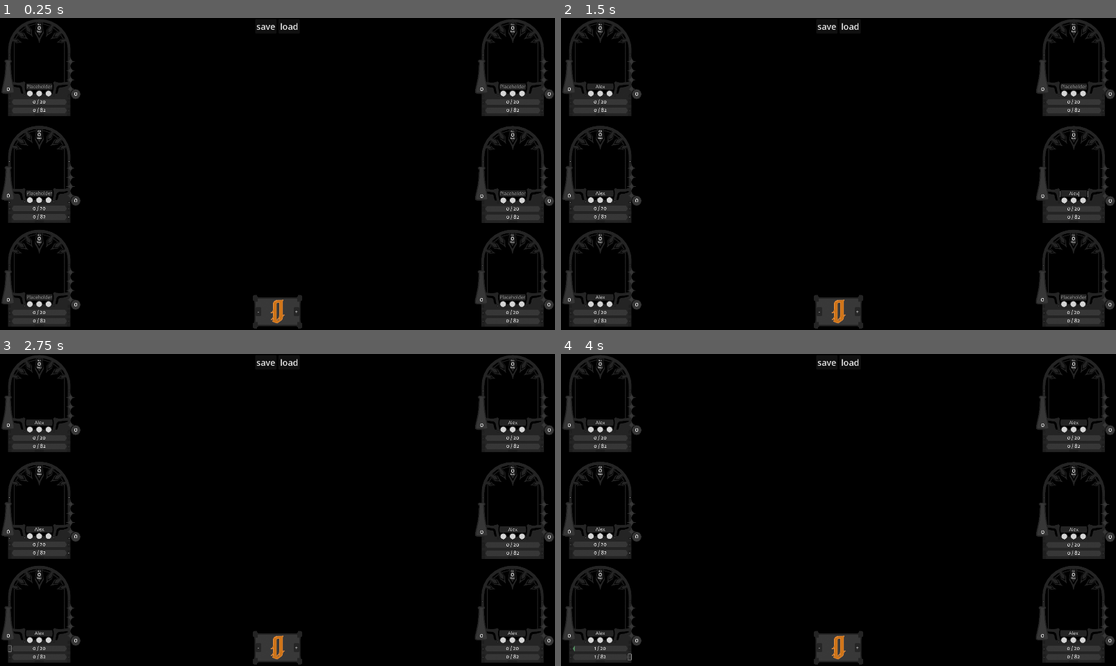
Above: before the commit, frames 1-4 (two rows, left to right).
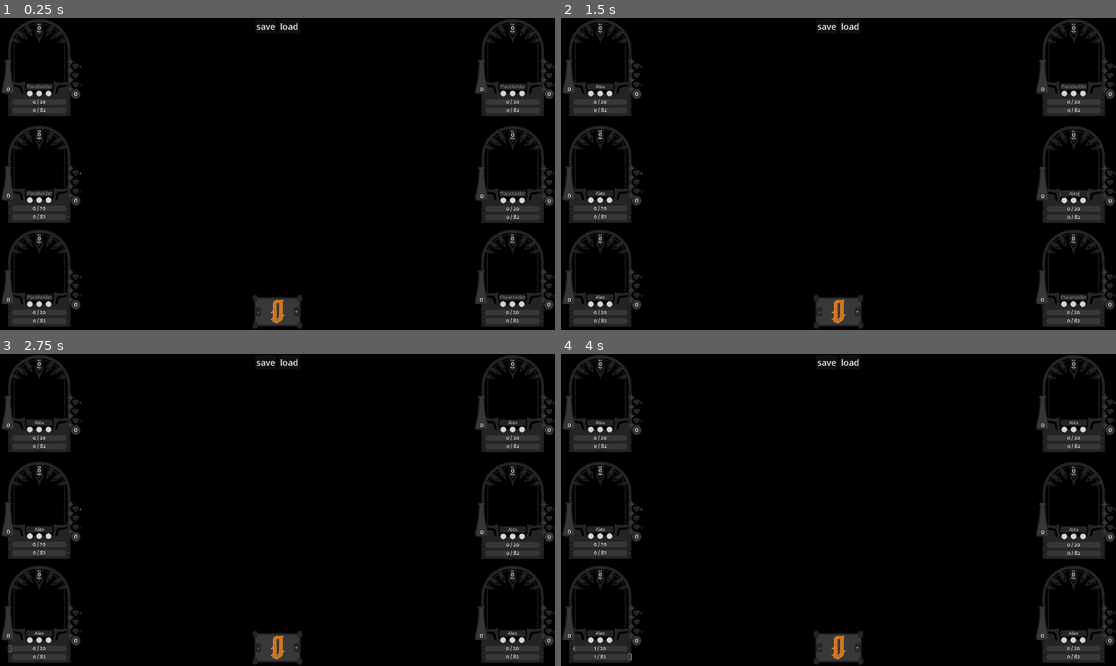
Above: after the commit, the same moments.

Repository: trustmeiexist/Wizards-Interface
Game: Godot game, scene res://wizardslabeltest.tscn
Same seed, same stepped clock (60 frames per second), same inputs: the game is played once before the commit and once after it.
Inputs (mouse positions are in pixels of both pictures, inside the frame that each line leads up to):
- Up to frame 1 (0.25 s): no input
- Up to frame 2 (1.5 s): click (599, 298) at 0.52 s; type "Alex" at 0.6 s; click (599, 192) at 0.75 s; type "Alex" at 0.83 s; click (599, 86) at 0.98 s; type "Alex" at 1.07 s; click (1071, 192) at 1.27 s; type "Alex" at 1.35 s
- Up to frame 3 (2.75 s): click (510, 422) at 1.5 s; type "Alex" at 1.58 s; click (510, 634) at 1.73 s; type "Alex" at 1.82 s; click "-" at 2 s
- Up to frame 4 (4 s): click "+" at 2.75 s; click "+" at 3.5 s

The runs differ from the first frame. In frame 1, 0.3% of the frame differs, in the area x 13-100%, y 14-90%; in frame 2, 0.3%; in frame 3, 0.3%; in frame 4, 0.3%.

Commit message:
Bonds Update
Bonds bar exists, now saves and loads as well.

Deez nuts counter now properly updates on delta

Diff:
--- /dev/null
+++ b/Scripts/bonds_bar.gd
@@ -0,0 +1,16 @@
+extends TextureProgressBar
+
+var bonds = 0
+
+# Called every frame. 'delta' is the elapsed time since the previous frame.
+func _process(delta: float) -> void:
+	value = bonds
+
+
+func _on_bonds_plus_pressed() -> void:
+	if bonds < 3:
+		bonds += 1
+
+func _on_bonds_sub_pressed() -> void:
+	if bonds > 0:
+		bonds -= 1
--- a/Scripts/deez_nuts_number.gd
+++ b/Scripts/deez_nuts_number.gd
@@ -2,12 +2,13 @@
 
 var deez = 0
 
+func _process(delta: float) -> void:
+	text = (str(deez))
+
 func _on_deez_nuts_up_pressed() -> void:
 	if deez < 99:
 		deez += 1
-	text = (str(deez))
 
 func _on_deez_nuts_down_pressed() -> void:
 	if deez > 0:
 		deez -= 1
-	text = (str(deez))
--- a/Scripts/saver_loader.gd
+++ b/Scripts/saver_loader.gd
@@ -56,6 +56,14 @@
 @onready var noxDeez: Label = $"../../Wizards HUD/HUD/Nox/Deez Nuts/Deez Nuts Number"
 #Deez nuts import
 
+@onready var orionBonds: TextureProgressBar = $"../../Wizards HUD/HUD/Orion/Bonds/Bonds Bar"
+@onready var firefistBonds: TextureProgressBar = $"../../Wizards HUD/HUD/Firefist/Bonds/Bonds Bar"
+@onready var solsticeBonds: TextureProgressBar = $"../../Wizards HUD/HUD/Solstice/Bonds/Bonds Bar"
+@onready var terraBonds: TextureProgressBar = $"../../Wizards HUD/HUD/Terra/Bonds/Bonds Bar"
+@onready var aliceBonds: TextureProgressBar = $"../../Wizards HUD/HUD/Alice/Bonds/Bonds Bar"
+@onready var noxBonds: TextureProgressBar = $"../../Wizards HUD/HUD/Nox/Bonds/Bonds Bar"
+#Bonds bar import
+
 @onready var fun_number: Label = $"../../Wizards HUD/HUD/Fun Number/Fun Number"
 #Fun number import
 
@@ -125,7 +133,15 @@
 	saved_game.deezNuts.append(terraDeez.deez)
 	saved_game.deezNuts.append(aliceDeez.deez)
 	saved_game.deezNuts.append(noxDeez.deez)
-	#Player names save
+	#Deez nuts save
+
+	saved_game.bondsSave.append(orionBonds.bonds)
+	saved_game.bondsSave.append(firefistBonds.bonds)
+	saved_game.bondsSave.append(solsticeBonds.bonds)
+	saved_game.bondsSave.append(terraBonds.bonds)
+	saved_game.bondsSave.append(aliceBonds.bonds)
+	saved_game.bondsSave.append(noxBonds.bonds)
+	#Bond bar saves
 
 	saved_game.funNumber.append(fun_number.funNumber)
 	#Fun number save
@@ -203,6 +219,14 @@
 	noxDeez.deez = saved_game.deezNuts[5]
 	#Deez nuts load
 
+	orionBonds.bonds = saved_game.bondsSave[0]
+	firefistBonds.bonds = saved_game.bondsSave[1]
+	solsticeBonds.bonds = saved_game.bondsSave[2]
+	terraBonds.bonds = saved_game.bondsSave[3]
+	aliceBonds.bonds = saved_game.bondsSave[4]
+	noxBonds.bonds = saved_game.bondsSave[5]
+	#Bonds bar load
+
 	fun_number.funNumber = saved_game.funNumber[0]
 
 func _on_save_pressed() -> void:
--- a/saved_games/saved_game.gd
+++ b/saved_games/saved_game.gd
@@ -9,4 +9,5 @@
 @export var gear:Array[int] = []
 @export var playerNames:Array[String] = []
 @export var deezNuts:Array[int] = []
+@export var bondsSave:Array[int] = []
 @export var funNumber:Array[int] = []
--- a/wizards_front.tscn
+++ b/wizards_front.tscn
@@ -32,6 +32,9 @@
 [ext_resource type="Script" path="res://Scripts/gear_bar.gd" id="26_nk2qy"]
 [ext_resource type="Script" path="res://Scripts/playerNameChanger.gd" id="27_8bs4d"]
 [ext_resource type="Script" path="res://Scripts/deez_nuts_number.gd" id="32_0hqqm"]
+[ext_resource type="Texture2D" uid="uid://bcwcaw52dowtj" path="res://Images/Bonds Images/wizardsProfilesBondsHeartsBackground.png" id="33_276vs"]
+[ext_resource type="Texture2D" uid="uid://dbtv2xbbad84g" path="res://Images/Bonds Images/wizardsProfilesBondsHearts.png" id="34_0nt5a"]
+[ext_resource type="Script" path="res://Scripts/bonds_bar.gd" id="35_dugfj"]
 
 [node name="WizardsFront" type="Sprite2D"]
 position = Vector2(911, 595)
@@ -391,6 +394,38 @@
 offset_bottom = -4.12846
 theme_override_font_sizes/font_size = 8
 clip_text = true
+
+[node name="Bonds" type="Node2D" parent="."]
+
+[node name="Bonds Bar" type="TextureProgressBar" parent="Bonds"]
+offset_left = 324.286
+offset_top = -51.4286
+offset_right = 631.286
+offset_bottom = 1028.57
+scale = Vector2(0.241365, 0.241365)
+max_value = 3.0
+value = 3.0
+fill_mode = 3
+texture_under = ExtResource("33_276vs")
+texture_progress = ExtResource("34_0nt5a")
+tint_progress = Color(1, 0, 0, 1)
+script = ExtResource("35_dugfj")
+
+[node name="BondsPlus" type="Button" parent="Bonds"]
+offset_left = 395.714
+offset_top = -27.1429
+offset_right = 413.714
+offset_bottom = 3.85713
+scale = Vector2(1.46765, 0.913779)
+text = "+"
+
+[node name="BondsSub" type="Button" parent="Bonds"]
+offset_left = 395.714
+offset_top = 157.143
+offset_right = 413.714
+offset_bottom = 188.143
+scale = Vector2(1.47485, 0.883885)
+text = "-"
 
 [connection signal="pressed" from="Insight/InsightSub" to="Insight/Insight" method="_on_insight_sub_pressed"]
 [connection signal="pressed" from="Insight/InsightPlus" to="Insight/Insight" method="_on_insight_plus_pressed"]
@@ -411,3 +446,5 @@
 [connection signal="text_submitted" from="PlayerName" to="PlayerName" method="_on_text_submitted"]
 [connection signal="pressed" from="Deez Nuts/DeezNutsUp" to="Deez Nuts/Deez Nuts Number" method="_on_deez_nuts_up_pressed"]
 [connection signal="pressed" from="Deez Nuts/DeezNutsDown" to="Deez Nuts/Deez Nuts Number" method="_on_deez_nuts_down_pressed"]
+[connection signal="pressed" from="Bonds/BondsPlus" to="Bonds/Bonds Bar" method="_on_bonds_plus_pressed"]
+[connection signal="pressed" from="Bonds/BondsSub" to="Bonds/Bonds Bar" method="_on_bonds_sub_pressed"]
Binary file added: Images/Bonds Images/wizardsProfilesBondsHearts.png
Not shown, added: Images/Bonds Images/wizardsProfilesBondsHearts.png.import
Binary file added: Images/Bonds Images/wizardsProfilesBondsHeartsBackground.png
Not shown, added: Images/Bonds Images/wizardsProfilesBondsHeartsBackground.png.import
Not shown: 1 places in wizards_front.tscn that only renumber resources
